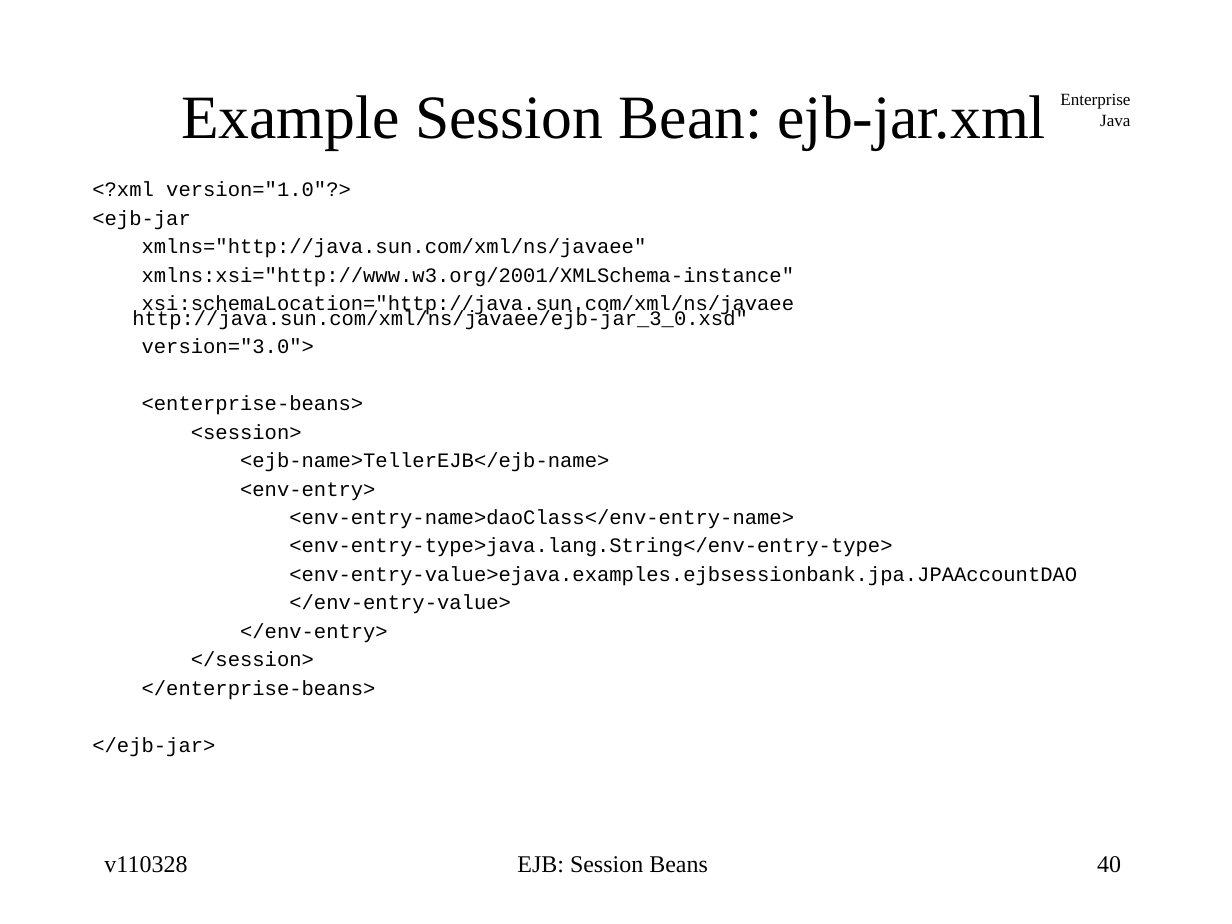
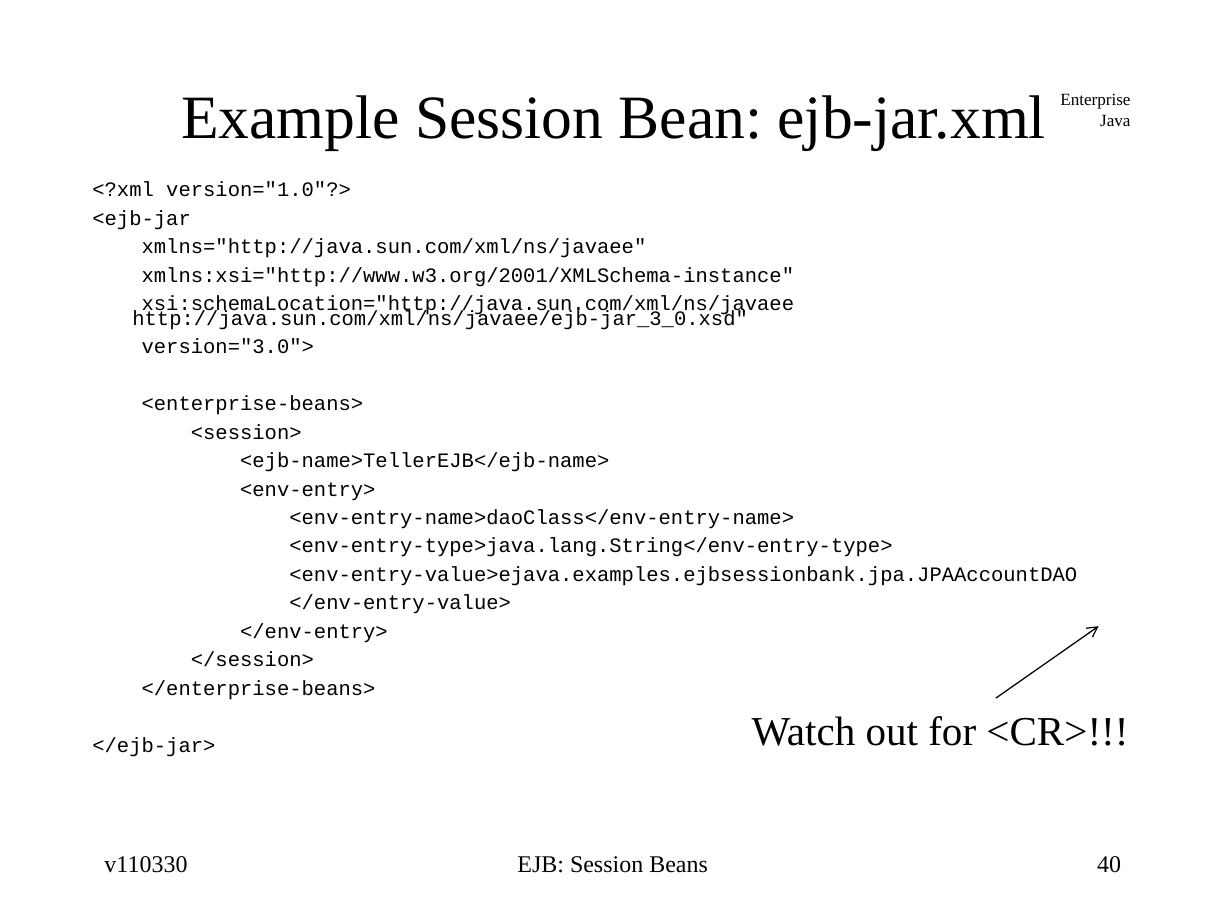
Before and after one commit to jcstaff/ejava-javaee, a slide deck: slide 40 of ejbsessionBank/src/site/resources/lectures/ejbSession.ppt. Drawn at 1232x924 pixels with LibreOffice and Linux fonts; fonts in the diff are those of the drawing. Boxes give left, top, right and bottom in pixels: in the first picture for what was removed or moved away, otherwise in the second. Text is boxed around its words. In the diff, an @@ line names an element or a change of style, - is before the commit and + after.

```diff
--- a/ejbsessionBank/src/site/resources/lectures/ejbSession.ppt
+++ b/ejbsessionBank/src/site/resources/lectures/ejbSession.ppt
@@ arrow added from (995, 699) to (1099, 626), #000000 0.74 pt @@
@@ text added at (x1=752, y1=716, x2=1128, y2=746), 24 pt, text #000000 @@
+Watch out for <CR>!!!
@@ text at (x1=104, y1=856, x2=187, y2=873): text changed @@
-v110328
+v110330
```
Also in this commit, not shown: 76 other slides changed, 3 other files.
